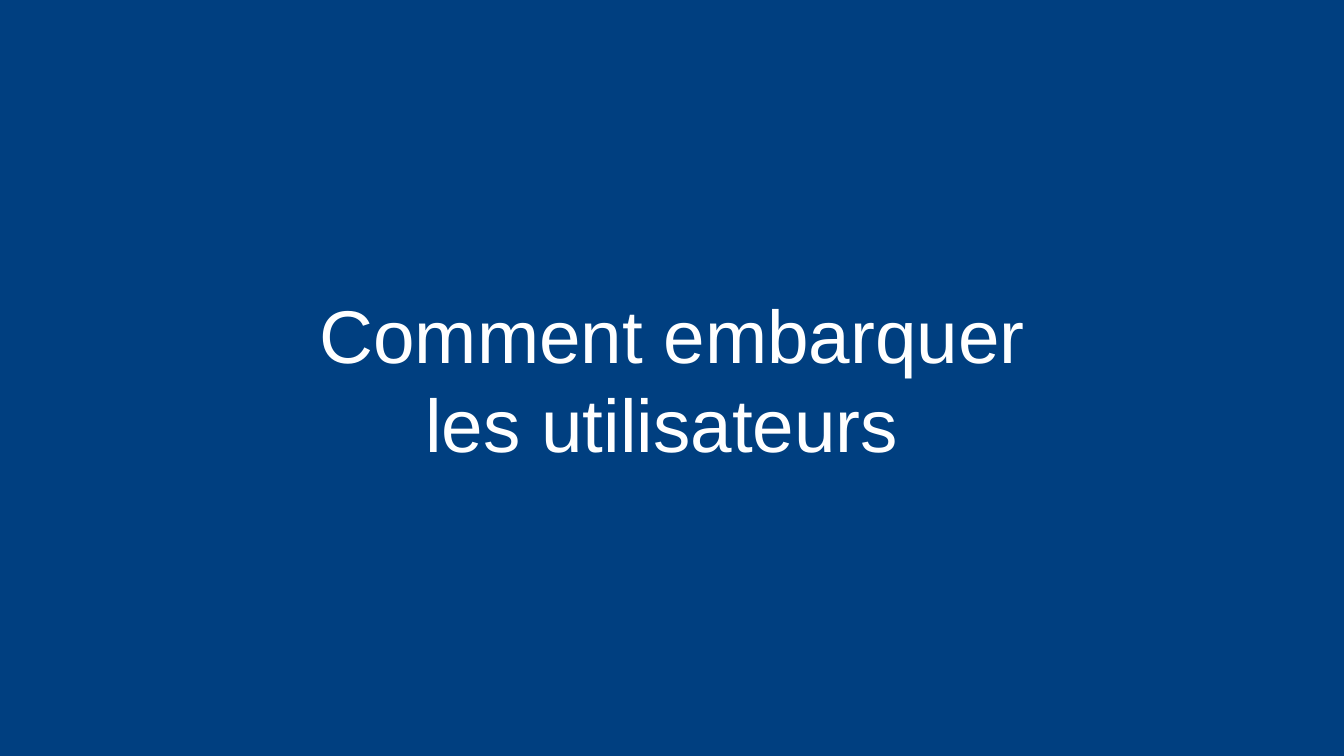
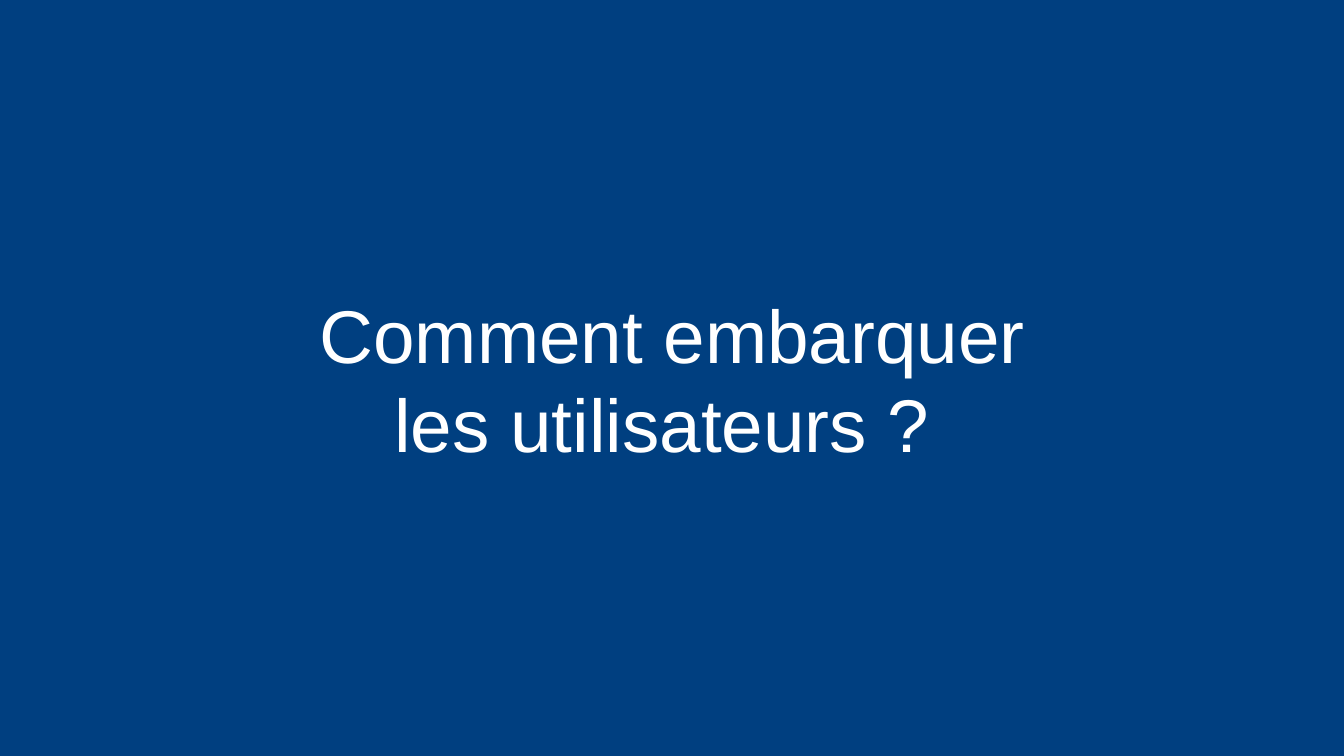
Before and after one commit to acailly/acailly.github.io, a slide deck: slide 53 of confs/developper-avec-utilisateur/developper-avec-utilisateur-matinale.ppsx (slide 56 before the commit). Drawn at 1344x756 pixels with LibreOffice and Linux fonts; fonts in the diff are those of the drawing; background and template pictures are left out. Boxes give left, top, right and bottom in pixels: in the first picture for what was removed or moved away, otherwise in the second. Text is boxed around its words. In the diff, an @@ line names an element or a change of style, - is before the commit and + after.

```diff
--- a/confs/developper-avec-utilisateur/developper-avec-utilisateur-matinale.ppsx
+++ b/confs/developper-avec-utilisateur/developper-avec-utilisateur-matinale.ppsx
@@ text in rectangle at [394, 398, 867, 453]: text changed @@
-les utilisateurs
+les utilisateurs ?
```
Also in this commit, not shown: 1 other slide changed, 5 slides removed.
